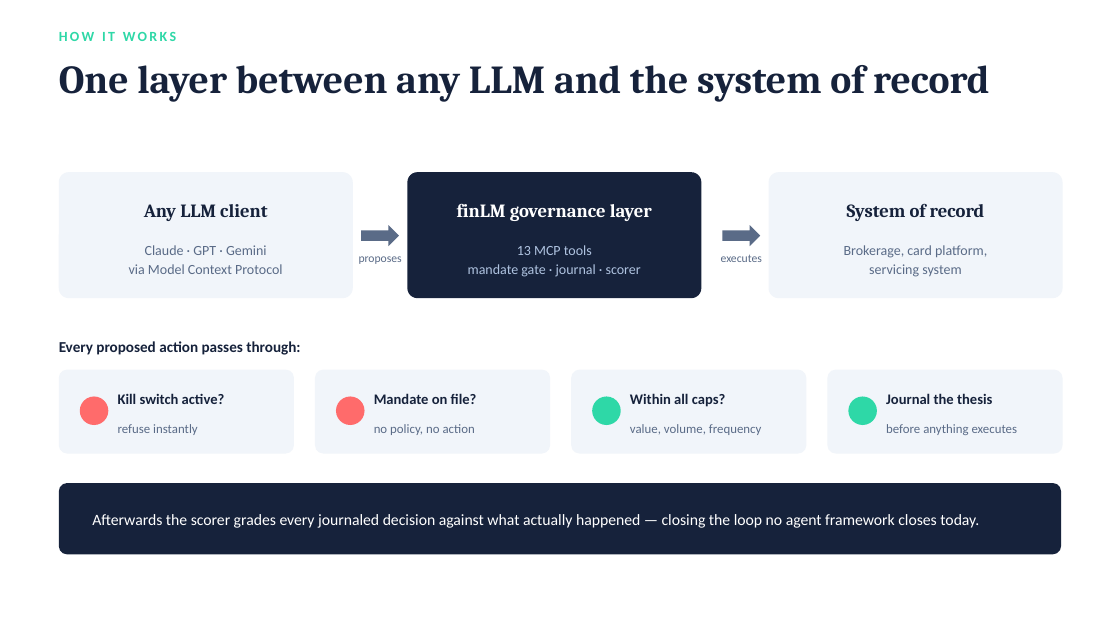
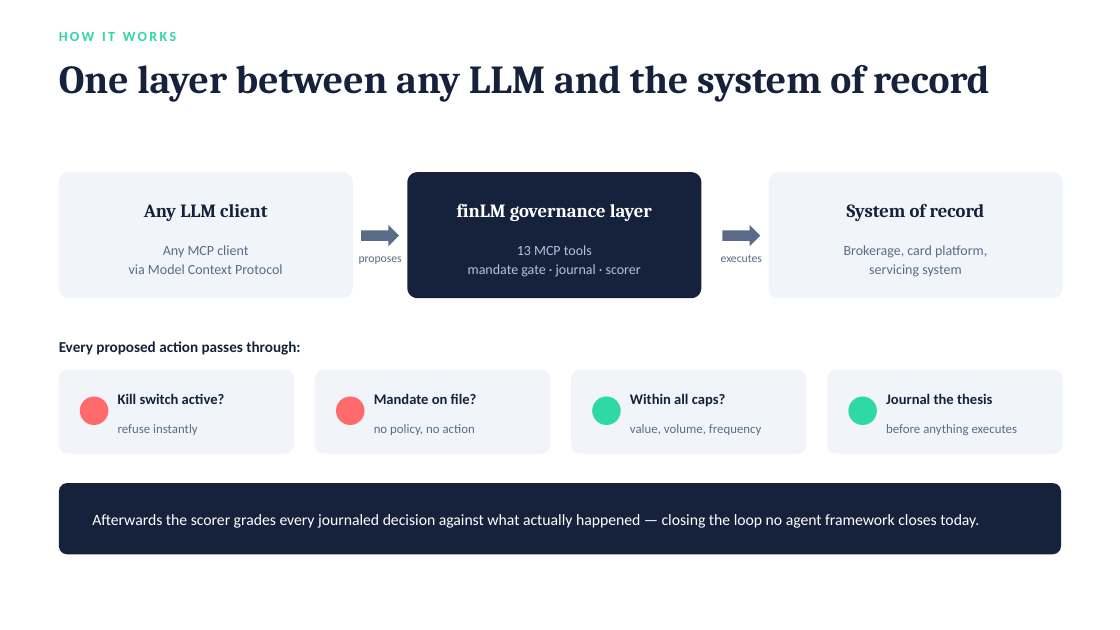
Before and after one commit to hasil7677/finLM, a slide deck: slide 6 of finLM_CodeStreet2026.pptx. Drawn at 1120x630 pixels with LibreOffice and Linux fonts; fonts in the diff are those of the drawing. Boxes give left, top, right and bottom in pixels: in the first picture for what was removed or moved away, otherwise in the second. Text is boxed around its words. In the diff, an @@ line names an element or a change of style, - is before the commit and + after.

```diff
--- a/finLM_CodeStreet2026.pptx
+++ b/finLM_CodeStreet2026.pptx
@@ text at box(163, 245, 248, 257): text changed @@
-Claude · GPT · Gemini
+Any MCP client
```
Also in this commit, not shown: 3 other slides changed, 1 other file.
